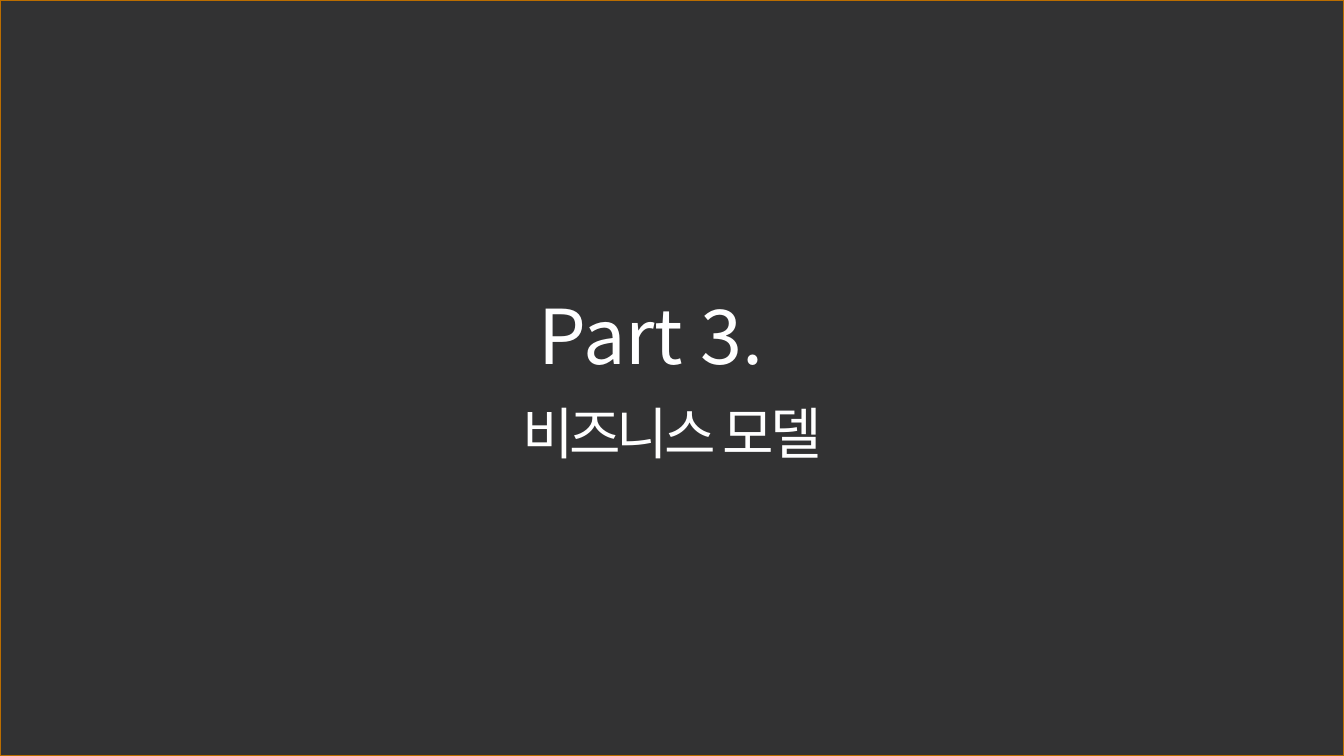
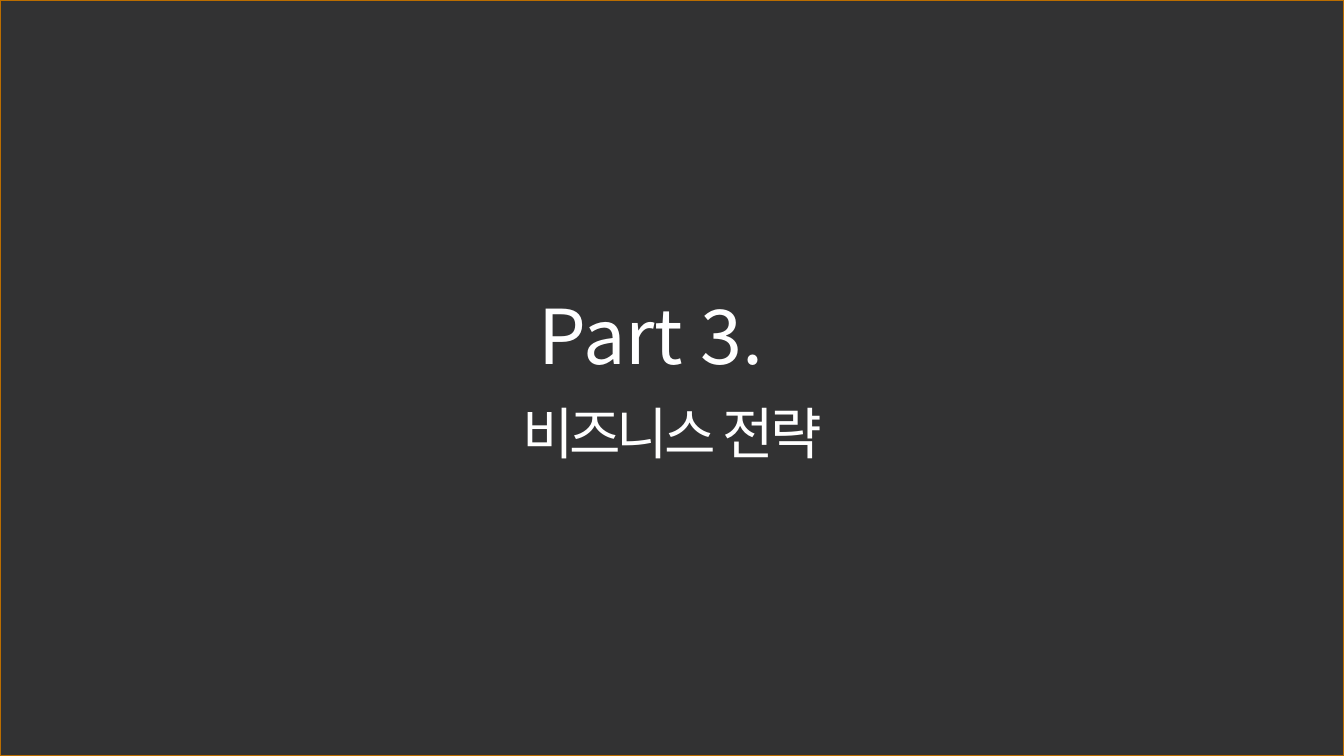
Before and after one commit to jowunnal/INCOPOST, a slide deck: slide 16 of 계획서/인코포스트 발표자료.pptx (slide 13 before the commit). Drawn at 1344x756 pixels with LibreOffice and Linux fonts; fonts in the diff are those of the drawing; background and template pictures are left out; a plain dark background stands for a picture behind light text. Boxes give left, top, right and bottom in pixels: in the first picture for what was removed or moved away, otherwise in the second. Text is boxed around its words. In the diff, an @@ line names an element or a change of style, - is before the commit and + after.

```diff
--- a/계획서/인코포스트 발표자료.pptx
+++ b/계획서/인코포스트 발표자료.pptx
@@ text at [522,407,822,459]: text changed @@
-비즈니스 모델
+비즈니스 전략
```
Also in this commit, not shown: 9 other slides changed, 3 slides added, 2 other files.
